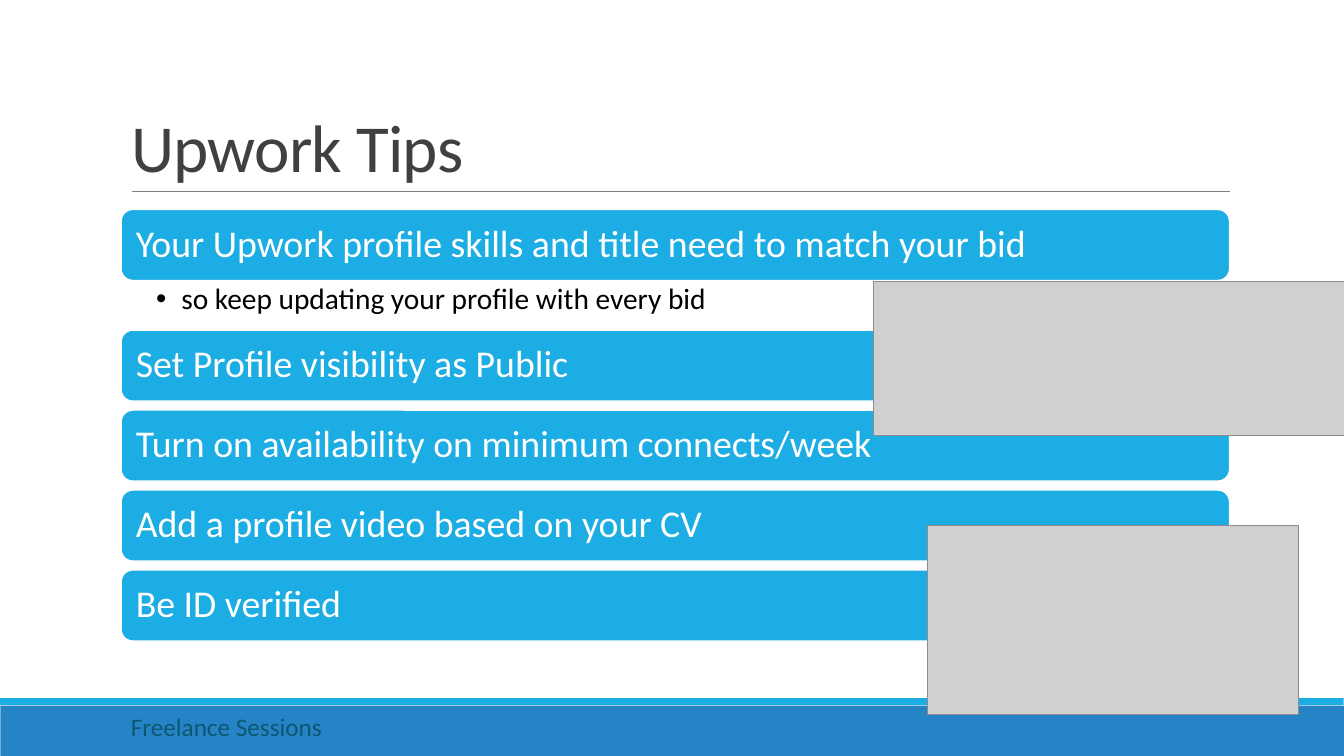
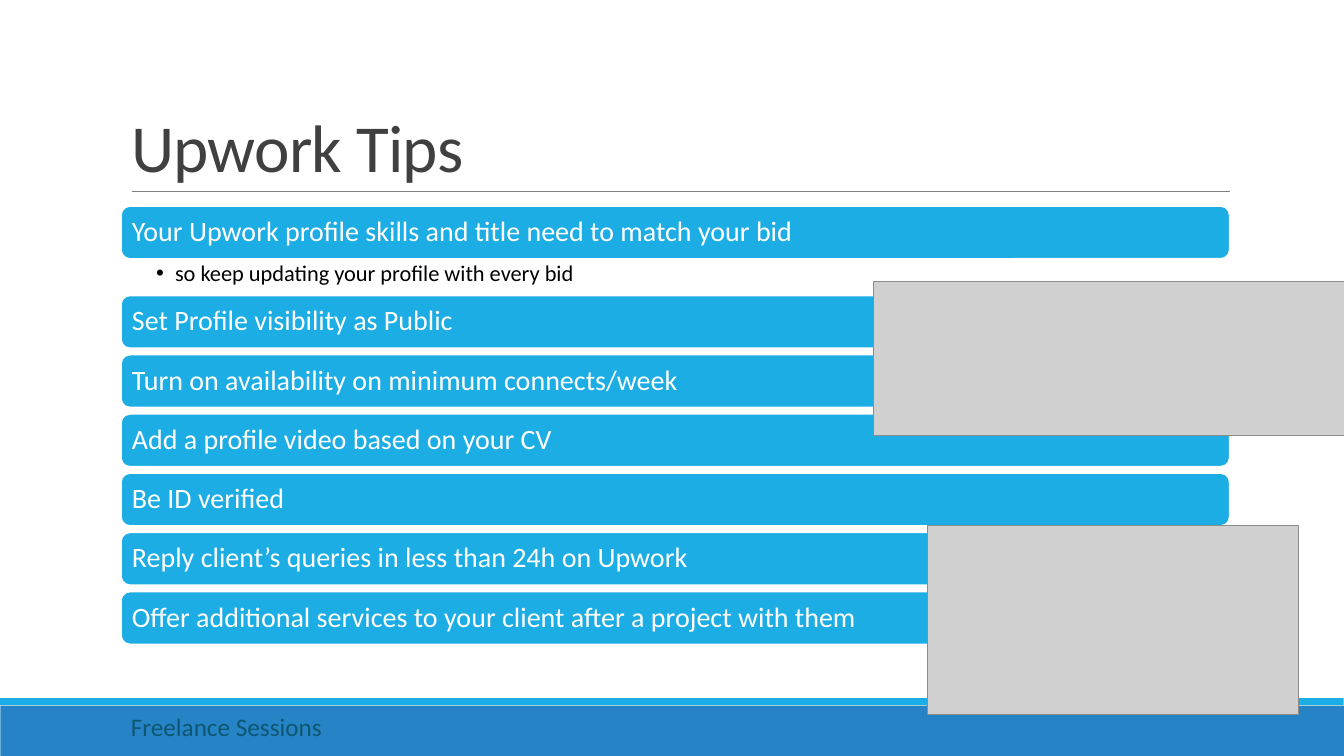
Before and after one commit to rishigujadhur1/Slides, a slide deck: slide 9 of Freelancing/Freelance Session 1 - Upwork.pptx. Drawn at 1344x756 pixels with LibreOffice and Linux fonts; fonts in the diff are those of the drawing; grey boxes stand for pictures. Boxes give left, top, right and bottom in pixels: in the first picture for what was removed or moved away, otherwise in the second. Text is boxed around its words. In the diff, an @@ line names an element or a change of style, - is before the commit and + after.

```diff
--- a/Freelancing/Freelance Session 1 - Upwork.pptx
+++ b/Freelancing/Freelance Session 1 - Upwork.pptx
@@ rounded rectangle: place and size @@
-rounded rectangle at <box>121,210,1230,281</box>
+rounded rectangle at <box>121,206,1230,258</box>
@@ text "so keep updating your profile ...": place and size @@
-text "so keep updating your profile ..." at <box>181,288,706,314</box>
+text "so keep updating your profile ..." at <box>175,265,574,285</box>
@@ text "so keep updating your profile ..." at <box>175,265,574,285</box>: size 21 to 16 pt; indent changed; less space between paragraphs @@
@@ text "Set Profile visibility as Public": place and size @@
-text "Set Profile visibility as Public" at <box>136,350,569,383</box>
+text "Set Profile visibility as Public" at <box>132,310,453,335</box>
@@ rounded rectangle: place and size @@
-rounded rectangle at <box>121,330,1230,401</box>
+rounded rectangle at <box>121,355,1230,407</box>
@@ text "Turn on availability on minimum ...": place and size @@
-text "Turn on availability on minimum ..." at <box>136,430,872,463</box>
+text "Turn on availability on minimum ..." at <box>132,370,677,395</box>
@@ rounded rectangle: place and size @@
-rounded rectangle at <box>121,410,1230,482</box>
+rounded rectangle at <box>121,414,1230,467</box>
@@ text "Add a profile video based ...": place and size @@
-text "Add a profile video based ..." at <box>136,510,702,543</box>
+text "Add a profile video based ..." at <box>132,429,552,454</box>
@@ rounded rectangle: place and size @@
-rounded rectangle at <box>121,490,1230,562</box>
+rounded rectangle at <box>121,473,1230,525</box>
@@ size 27 to 20 pt; less space between paragraphs in 5 elements at <box>132,221,792,246</box>, <box>132,310,453,335</box>, <box>132,370,677,395</box>, <box>132,429,552,454</box>, <box>132,488,284,508</box> @@
@@ text "Be ID verified": place and size @@
-text "Be ID verified" at <box>136,590,341,618</box>
+text "Be ID verified" at <box>132,488,284,508</box>
@@ rounded rectangle: place and size @@
-rounded rectangle at <box>121,570,1230,641</box>
+rounded rectangle at <box>121,592,1230,644</box>
@@ group added at <box>121,295,1230,632</box>: 2 rounded rectangles, 2 texts @@
+Reply client’s queries in less than 24h on Upwork
+Offer additional services to your client after a project with them
```
Also in this commit, not shown: 3 other slides changed.
